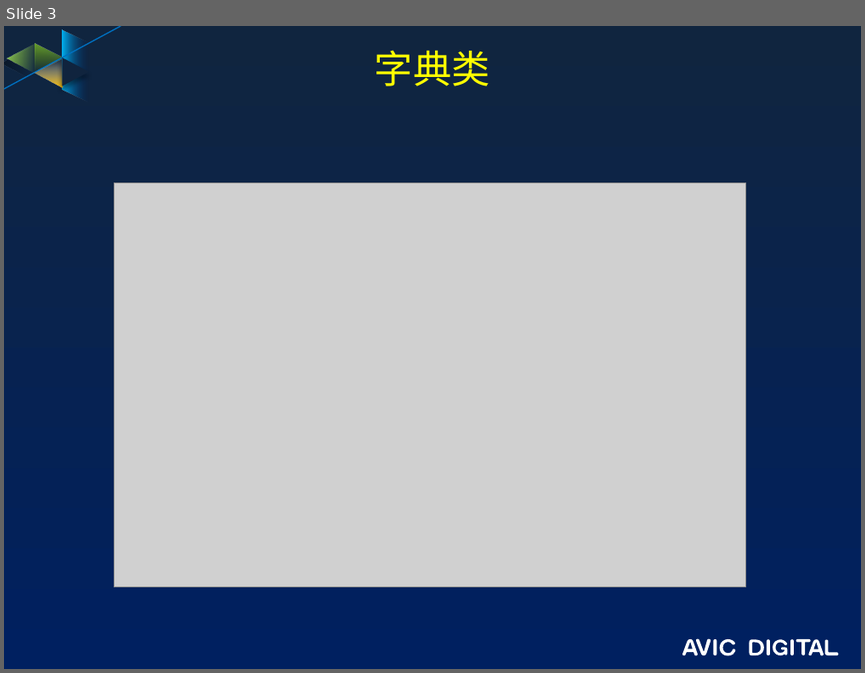
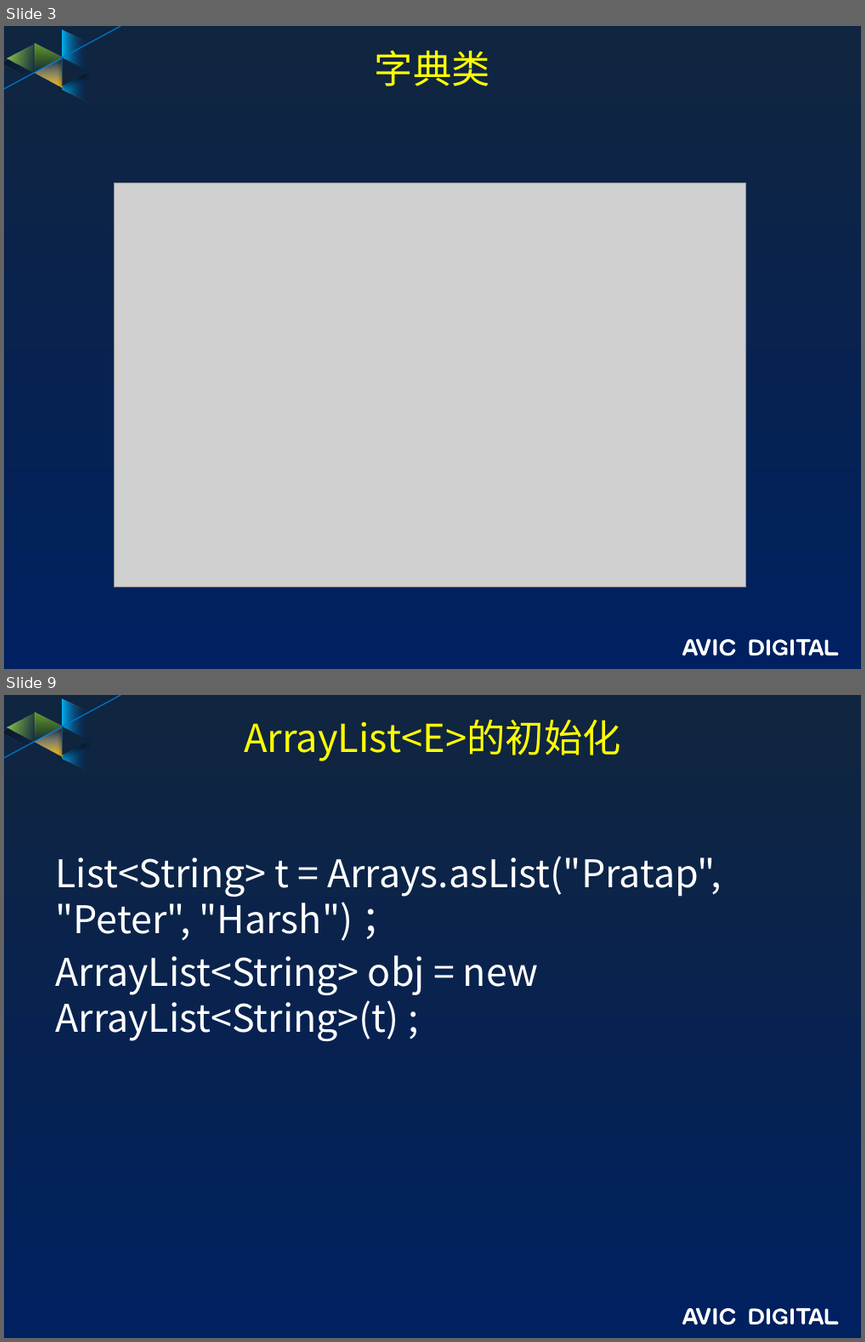
Before and after one commit to guofengzh/java-way, a slide deck: java/docs/08-java-集合类.pptx. Shown one above the other, each under a label of ours: slide 3 before the commit, slides 3 and 9 after it; the slides between them are not shown. The pictures are 865x673 and 865x1342 pixels, drawn with LibreOffice and Linux fonts; fonts in the diff are those of the drawing; grey boxes stand for pictures; background and template pictures are left out. Boxes give left, top, right and bottom in pixels: in the first picture for what was removed or moved away, otherwise in the second. Text is boxed around its words. In the diff, an @@ line names an element or a change of style, - is before the commit and + after.

```diff
--- a/java/docs/08-java-集合类.pptx
+++ b/java/docs/08-java-集合类.pptx
@@ slide 9 added at box(4, 695, 861, 1338), background gradient #10253F to #002060; not listed: 17 template elements that a slide beside it also shows @@
@@ title added at box(244, 720, 621, 761), 32.4 pt, text #FFFF00 @@
+ArrayList<E>的初始化
@@ text added at box(55, 856, 721, 1042), 32 pt, text #FFFFFF @@
+List<String> t = Arrays.asList("Pratap", "Peter", "Harsh") ；
+ArrayList<String> obj = new ArrayList<String>(t) ;
```
Also in this commit, not shown: 12 other slides added, 1 slide removed.
